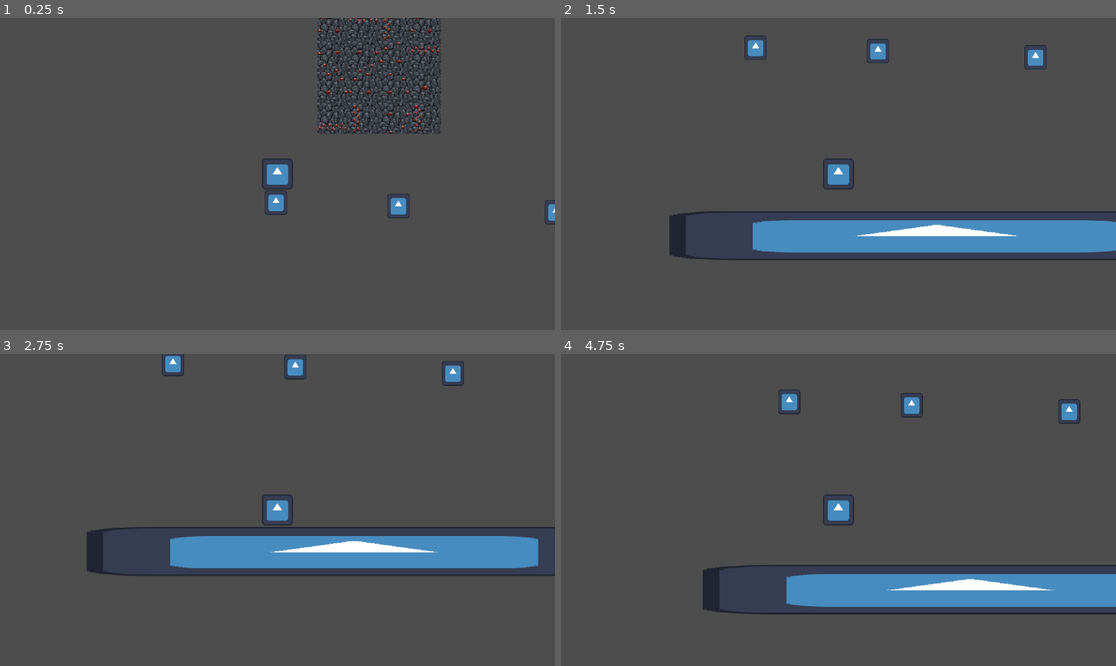
Above: before the commit, frames 1-4 (two rows, left to right).
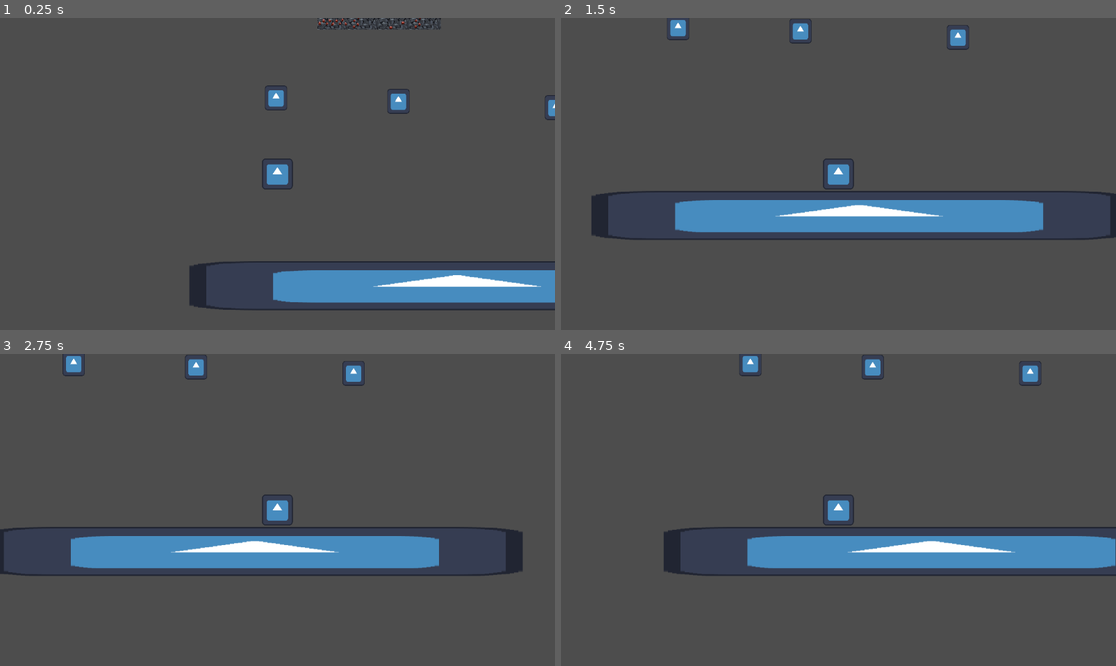
Above: after the commit, the same moments.

Repository: Tylefrost/Dyno
Game: Godot game, scene res://level_1.tscn
The game is run twice, just before and just after one commit, with the same random seed, the same clock (stepped at 60 frames per second) and the same inputs. The engine's default icon, where the game draws it, is replaced by a stand-in: a white triangle on a blue panel in a dark square.
Inputs (mouse positions are in pixels of both pictures, inside the frame that each line leads up to):
- Up to frame 1 (0.25 s): no input
- Up to frame 2 (1.5 s): move the mouse to (960, 158) at 0.52 s; hold D (right) 0.53-1.28 s; tap Space (jump, bound only after the commit) at 0.6, 0.77, 1.07 s; move the mouse to (727, 189) at 1.27 s; hold A (left) from 1.28 s (still down); click (727, 189) at 1.35 s
- Up to frame 3 (2.75 s): tap Space (jump, bound only after the commit) at 1.52, 1.55, 1.82, 2.1 s; move the mouse to (333, 441) at 2.02 s; release A (left) at 2.03 s; hold D (right) from 2.03 s (still down)
- Up to frame 4 (4.75 s): move the mouse to (810, 572) at 2.77 s; click (810, 572) at 2.85 s; tap Space (jump, bound only after the commit) at 3.02, 3.05, 3.32, 3.6, 3.77, 4.07, 4.52, 4.55 s; move the mouse to (1005, 556) at 3.52 s; release D (right) at 3.53 s; hold A (left) from 3.53 s (still down); move the mouse to (672, 463) at 4.27 s; click (672, 463) at 4.35 s

The runs differ from the first frame. In frame 1, 10% of the frame differs, in the area x 34-100%, y 0-94%; in frame 2, 13%; in frame 3, 6.7%; in frame 4, 16%, in the area x 18-100%, y 0-84%.

Commit message:
ok so jumping added and no collide w/ handholds

Diff:
--- a/level_1.tscn
+++ b/level_1.tscn
@@ -1,11 +1,20 @@
-[gd_scene load_steps=5 format=3 uid="uid://dxjlhdpfui63a"]
+[gd_scene load_steps=8 format=3 uid="uid://dxjlhdpfui63a"]
 
 [ext_resource type="PackedScene" uid="uid://pbwsgj41al4a" path="res://player.tscn" id="1_7x2ns"]
 [ext_resource type="Texture2D" uid="uid://d2wwqec14d3pj" path="res://icon.svg" id="2_d2yj7"]
 [ext_resource type="PackedScene" uid="uid://7way10li42pb" path="res://tileset.tscn" id="3_w3p6v"]
 
-[sub_resource type="RectangleShape2D" id="RectangleShape2D_c3528"]
-size = Vector2(134, 134)
+[sub_resource type="RectangleShape2D" id="RectangleShape2D_76ly0"]
+size = Vector2(130.825, 134)
+
+[sub_resource type="RectangleShape2D" id="RectangleShape2D_onamc"]
+size = Vector2(130.825, 134)
+
+[sub_resource type="RectangleShape2D" id="RectangleShape2D_4i36s"]
+size = Vector2(130.825, 134)
+
+[sub_resource type="RectangleShape2D" id="RectangleShape2D_e6iwv"]
+size = Vector2(127.65, 134)
 
 [node name="Level1" type="Node2D"]
 
@@ -15,48 +24,45 @@
 [node name="StaticBody2D" type="StaticBody2D" parent="."]
 position = Vector2(196, 198)
 scale = Vector2(0.359995, 0.4)
+collision_layer = 2
 
 [node name="CollisionShape2D" type="CollisionShape2D" parent="StaticBody2D"]
-shape = SubResource("RectangleShape2D_c3528")
-metadata/_edit_lock_ = true
+shape = SubResource("RectangleShape2D_76ly0")
 
 [node name="Sprite2D" type="Sprite2D" parent="StaticBody2D"]
 texture = ExtResource("2_d2yj7")
-metadata/_edit_lock_ = true
 
 [node name="StaticBody2D3" type="StaticBody2D" parent="."]
 position = Vector2(450, 205)
 scale = Vector2(0.359995, 0.4)
+collision_layer = 2
 
 [node name="CollisionShape2D" type="CollisionShape2D" parent="StaticBody2D3"]
-shape = SubResource("RectangleShape2D_c3528")
-metadata/_edit_lock_ = true
+shape = SubResource("RectangleShape2D_onamc")
 
 [node name="Sprite2D" type="Sprite2D" parent="StaticBody2D3"]
 texture = ExtResource("2_d2yj7")
-metadata/_edit_lock_ = true
 
 [node name="StaticBody2D4" type="StaticBody2D" parent="."]
 position = Vector2(777, 218)
 scale = Vector2(0.359995, 0.4)
+collision_layer = 2
 
 [node name="CollisionShape2D" type="CollisionShape2D" parent="StaticBody2D4"]
-shape = SubResource("RectangleShape2D_c3528")
-metadata/_edit_lock_ = true
+shape = SubResource("RectangleShape2D_4i36s")
 
 [node name="Sprite2D" type="Sprite2D" parent="StaticBody2D4"]
 texture = ExtResource("2_d2yj7")
-metadata/_edit_lock_ = true
 
-[node name="StaticBody2D2" type="StaticBody2D" parent="."]
+[node name="Floor" type="StaticBody2D" parent="."]
 position = Vector2(572, 588)
 scale = Vector2(8.68, 0.800005)
 
-[node name="CollisionShape2D" type="CollisionShape2D" parent="StaticBody2D2"]
-shape = SubResource("RectangleShape2D_c3528")
+[node name="CollisionShape2D" type="CollisionShape2D" parent="Floor"]
+shape = SubResource("RectangleShape2D_e6iwv")
 metadata/_edit_lock_ = true
 
-[node name="Sprite2D" type="Sprite2D" parent="StaticBody2D2"]
+[node name="Sprite2D" type="Sprite2D" parent="Floor"]
 texture = ExtResource("2_d2yj7")
 metadata/_edit_lock_ = true
 
--- a/player.gd
+++ b/player.gd
@@ -1,12 +1,22 @@
 extends CharacterBody2D
 
-var speed = 300
-var gravity_strength = 50
+#affects swing and jump
+@export var gravity_strength = 50
 
+#jumping
+@export var max_jump_force = 1000
+@export var min_jump_force = 100
+@export var jump_charge_time = 1
+var is_charging_jump = false
+var charge_start_time = 0
+
+#swinging
 var hook_pos = Vector2()
 var hooked = false
 var rope_length = 10
 var current_rope_length
+
+var speed = 300
 
 func _ready():
 	current_rope_length = rope_length
@@ -35,6 +45,23 @@
 	move(delta)
 	move_and_slide()
 
+	if Input.is_action_just_pressed("jump"):
+		print("jump")
+		is_charging_jump = true
+		charge_start_time = Time.get_ticks_msec() / 1000.0
+
+	elif Input.is_action_just_released("jump") and is_charging_jump:
+		print("jump2")
+		is_charging_jump = false
+		velocity.y = -get_jump_force()
+
+	move_and_slide()
+
+func get_jump_force() -> float:
+	var charge_duration = clamp(Time.get_ticks_msec() / 1000.0 - charge_start_time, 0, jump_charge_time)
+	var jump_force = min_jump_force + (max_jump_force - min_jump_force) * (charge_duration / jump_charge_time)
+	return jump_force
+
 func _draw():
 	var pos = global_position
 
@@ -42,8 +69,6 @@
 		draw_line(Vector2(0, -16), to_local(hook_pos), Color(0.35, 0.7, 0.9), 3, true)
 	else:
 		return
-
-
 
 func hook():
 	$Raycast.look_at(get_global_mouse_position())
@@ -55,6 +80,7 @@
 	if Input.is_action_just_released("left_click") and hooked:
 		velocity.y -= 15 * gravity_strength
 		hooked = false
+
 func get_hook_pos():
 	for raycast in $Raycast.get_children():
 		if raycast.is_colliding():
--- a/player.tscn
+++ b/player.tscn
@@ -29,111 +29,130 @@
 position = Vector2(100, 0)
 rotation = 4.71239
 target_position = Vector2(0, 500)
+collision_mask = 2
 
 [node name="RayCast2D2" type="RayCast2D" parent="Raycast"]
 position = Vector2(100, 5)
 rotation = 4.71239
 skew = 0.0872665
 target_position = Vector2(2.08165e-12, 500)
+collision_mask = 2
 
 [node name="RayCast2D3" type="RayCast2D" parent="Raycast"]
 position = Vector2(100, -5)
 rotation = 4.71239
 skew = -0.0872665
 target_position = Vector2(0, 500)
+collision_mask = 2
 
 [node name="RayCast2D4" type="RayCast2D" parent="Raycast"]
 position = Vector2(100, 10)
 rotation = 4.71239
 skew = 0.174533
 target_position = Vector2(2.08165e-12, 500)
+collision_mask = 2
 
 [node name="RayCast2D5" type="RayCast2D" parent="Raycast"]
 position = Vector2(100, -10)
 rotation = 4.71239
 skew = -0.174533
 target_position = Vector2(2.08165e-12, 500)
+collision_mask = 2
 
 [node name="RayCast2D6" type="RayCast2D" parent="Raycast"]
 position = Vector2(100, 15)
 rotation = 4.71239
 skew = 0.261799
 target_position = Vector2(2.08165e-12, 500)
+collision_mask = 2
 
 [node name="RayCast2D7" type="RayCast2D" parent="Raycast"]
 position = Vector2(100, -15)
 rotation = 4.71239
 skew = -0.261799
 target_position = Vector2(2.08165e-12, 500)
+collision_mask = 2
 
 [node name="RayCast2D8" type="RayCast2D" parent="Raycast"]
 position = Vector2(100, 20)
 rotation = 4.71239
 skew = 0.349066
 target_position = Vector2(2.08165e-12, 500)
+collision_mask = 2
 
 [node name="RayCast2D9" type="RayCast2D" parent="Raycast"]
 position = Vector2(100, -20)
 rotation = 4.71239
 skew = -0.349066
 target_position = Vector2(2.08165e-12, 500)
+collision_mask = 2
 
 [node name="RayCast2D10" type="RayCast2D" parent="Raycast"]
 position = Vector2(100, 25)
 rotation = 4.71239
 skew = 0.436332
 target_position = Vector2(2.08165e-12, 500)
+collision_mask = 2
 
 [node name="RayCast2D11" type="RayCast2D" parent="Raycast"]
 position = Vector2(100, -25)
 rotation = 4.71239
 skew = -0.436332
 target_position = Vector2(2.08165e-12, 500)
+collision_mask = 2
 
 [node name="RayCast2D12" type="RayCast2D" parent="Raycast"]
 position = Vector2(100, 30)
 rotation = 4.71239
 skew = 0.523599
 target_position = Vector2(2.08165e-12, 500)
+collision_mask = 2
 
 [node name="RayCast2D13" type="RayCast2D" parent="Raycast"]
 position = Vector2(100, -30)
 rotation = 4.71239
 skew = -0.523599
 target_position = Vector2(2.08165e-12, 500)
+collision_mask = 2
 
 [node name="RayCast2D14" type="RayCast2D" parent="Raycast"]
 position = Vector2(100, 35)
 rotation = 4.71239
 skew = 0.610865
 target_position = Vector2(2.08165e-12, 500)
+collision_mask = 2
 
 [node name="RayCast2D15" type="RayCast2D" parent="Raycast"]
 position = Vector2(100, -35)
 rotation = 4.71239
 skew = -0.610865
 target_position = Vector2(2.08165e-12, 500)
+collision_mask = 2
 
 [node name="RayCast2D16" type="RayCast2D" parent="Raycast"]
 position = Vector2(100, 40)
 rotation = 4.71239
 skew = 0.698132
 target_position = Vector2(2.08165e-12, 500)
+collision_mask = 2
 
 [node name="RayCast2D17" type="RayCast2D" parent="Raycast"]
 position = Vector2(100, -40)
 rotation = 4.71239
 skew = -0.698132
 target_position = Vector2(2.08165e-12, 500)
+collision_mask = 2
 
 [node name="RayCast2D18" type="RayCast2D" parent="Raycast"]
 position = Vector2(100, 45)
 rotation = 4.71239
 skew = 0.785398
 target_position = Vector2(2.08165e-12, 500)
+collision_mask = 2
 
 [node name="RayCast2D19" type="RayCast2D" parent="Raycast"]
 position = Vector2(100, -45)
 rotation = 4.71239
 skew = -0.785398
 target_position = Vector2(2.08165e-12, 500)
+collision_mask = 2
--- a/project.godot
+++ b/project.godot
@@ -32,6 +32,11 @@
 "events": [Object(InputEventKey,"resource_local_to_scene":false,"resource_name":"","device":-1,"window_id":0,"alt_press …(191 unchanged characters)…
 ]
 }
+jump={
+"deadzone": 0.5,
+"events": [Object(InputEventKey,"resource_local_to_scene":false,"resource_name":"","device":-1,"window_id":0,"alt_pressed":false,"shift_pressed":false,"ctrl_pressed":false,"meta_pressed":false,"pressed":false,"keycode":0,"physical_keycode":32,"key_label":0,"unicode":32,"location":0,"echo":false,"script":null)
+]
+}
 
 [rendering]
 
